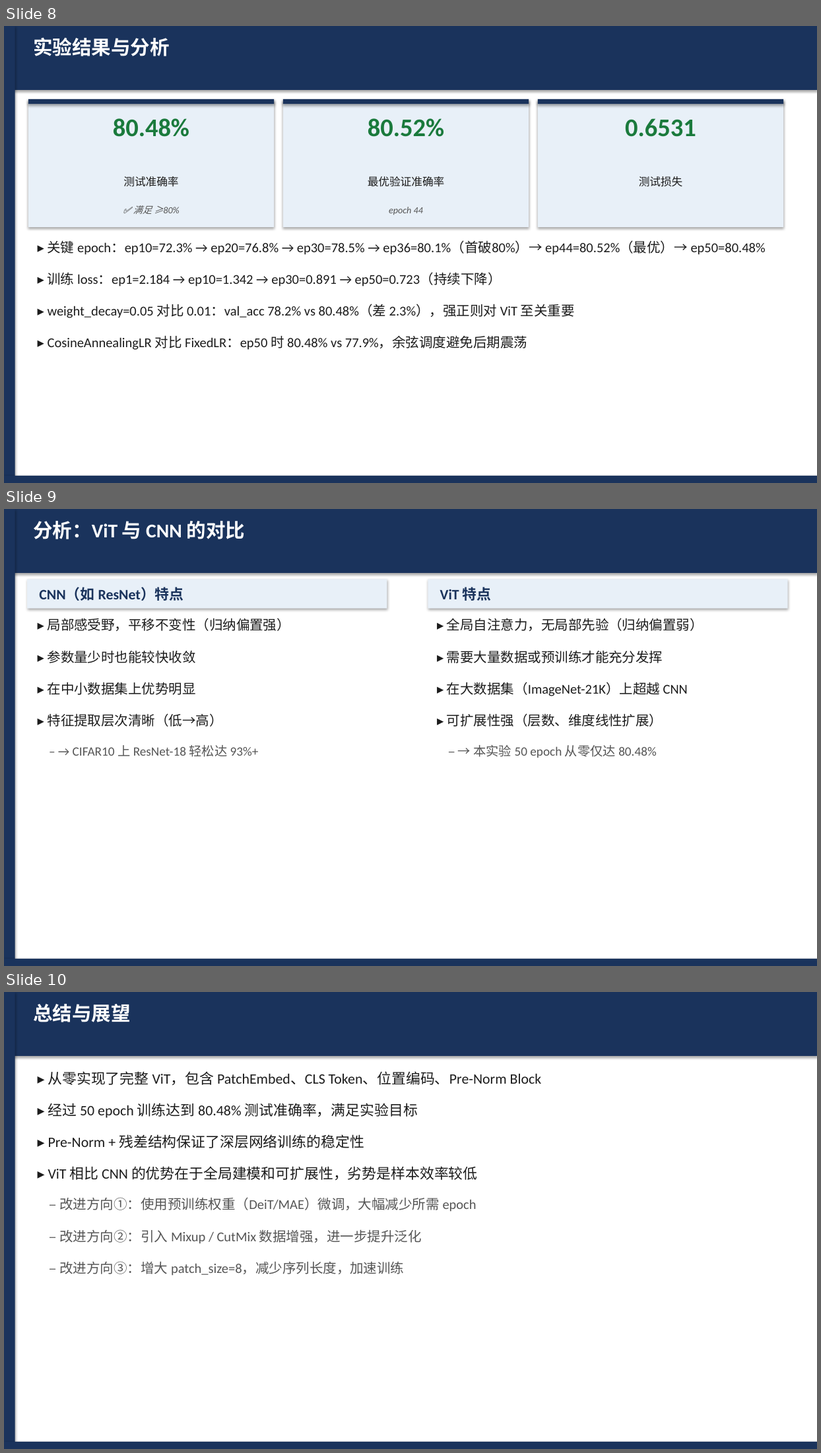
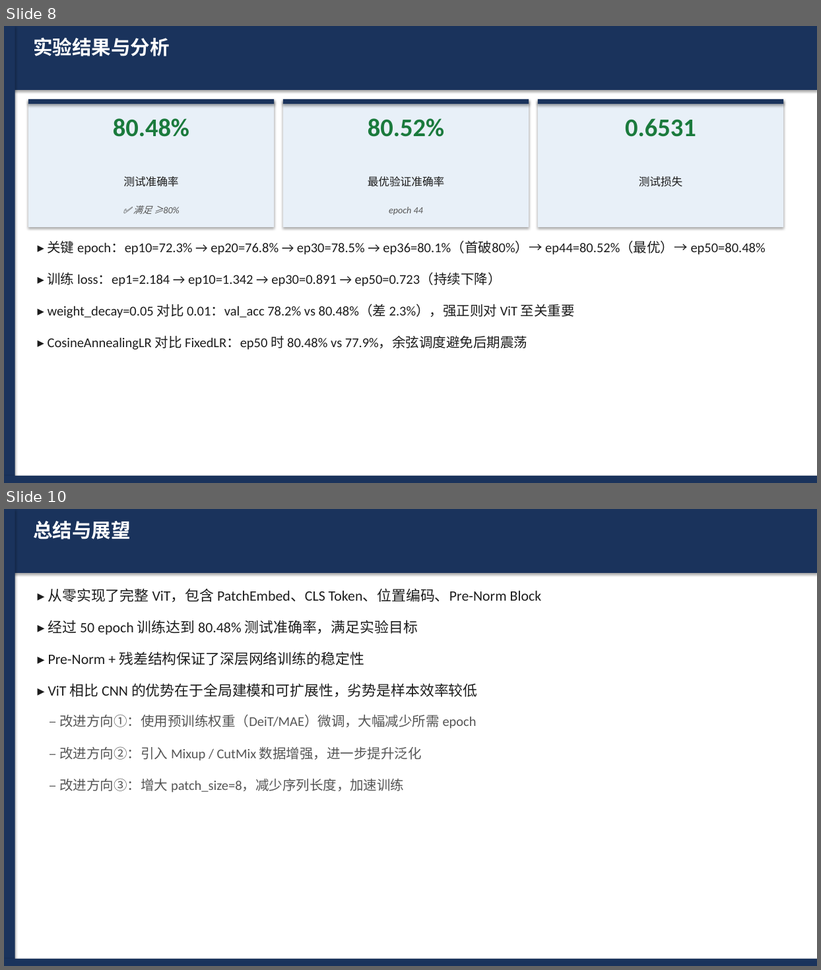
Before and after one commit to WevYang/deep_learning_task, a slide deck: reports/exp2_vit_cifar10.pptx. Shown one above the other, each under a label of ours: slides 8, 9 and 10 before the commit, slides 8 and 10 after it; the slides between them are not shown. The pictures are 821x1453 and 821x970 pixels, drawn with LibreOffice and Linux fonts; fonts in the diff are those of the drawing. Boxes give left, top, right and bottom in pixels: in the first picture for what was removed or moved away, otherwise in the second. Text is boxed around its words. In the diff, an @@ line names an element or a change of style, - is before the commit and + after.

```diff
--- a/reports/exp2_vit_cifar10.pptx
+++ b/reports/exp2_vit_cifar10.pptx
@@ slide 9 removed at box(4, 509, 817, 966), background #FFFFFF @@
@@ rectangle removed at box(4, 509, 817, 573) @@
@@ rectangle removed at box(4, 509, 15, 966) @@
@@ text removed at box(33, 521, 246, 539) @@
-分析：ViT 与 CNN 的对比
@@ rectangle removed at box(27, 579, 387, 609) @@
@@ text removed at box(39, 587, 184, 601) @@
-CNN（如 ResNet）特点
@@ rectangle removed at box(428, 579, 788, 609) @@
@@ text removed at box(440, 587, 492, 601) @@
-ViT 特点
@@ text removed at box(48, 618, 290, 631) @@
-▸ 局部感受野，平移不变性（归纳偏置强）
@@ text removed at box(447, 618, 704, 631) @@
-▸ 全局自注意力，无局部先验（归纳偏置弱）
@@ text removed at box(48, 650, 196, 663) @@
-▸ 参数量少时也能较快收敛
@@ text removed at box(447, 650, 663, 663) @@
-▸ 需要大量数据或预训练才能充分发挥
@@ text removed at box(48, 682, 196, 695) @@
-▸ 在中小数据集上优势明显
@@ text removed at box(447, 682, 688, 696) @@
-▸ 在大数据集（ImageNet-21K）上超越 CNN
@@ text removed at box(48, 714, 223, 727) @@
-▸ 特征提取层次清晰（低→高）
@@ text removed at box(447, 714, 663, 727) @@
-▸ 可扩展性强（层数、维度线性扩展）
@@ text removed at box(73, 745, 259, 757) @@
-– → CIFAR10 上 ResNet-18 轻松达 93%+
@@ text removed at box(473, 745, 657, 758) @@
-– → 本实验 50 epoch 从零仅达 80.48%
@@ rectangle removed at box(4, 959, 817, 966) @@
```
Also in this commit, not shown: 1 slide added, 4 other files.
